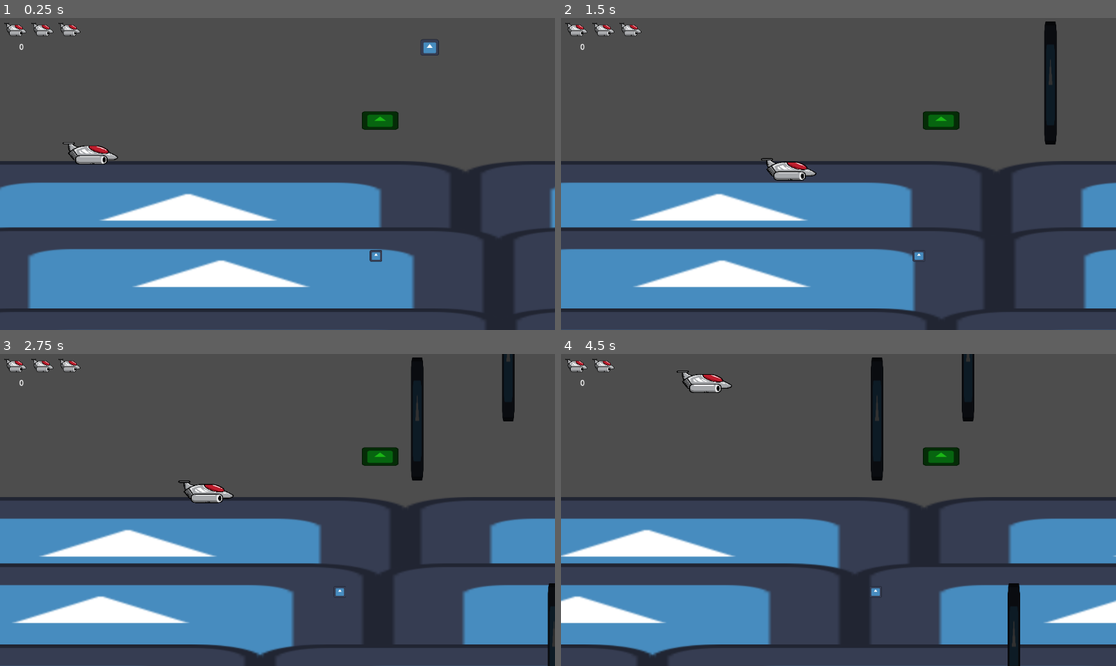
Above: before the commit, frames 1-4 (two rows, left to right).
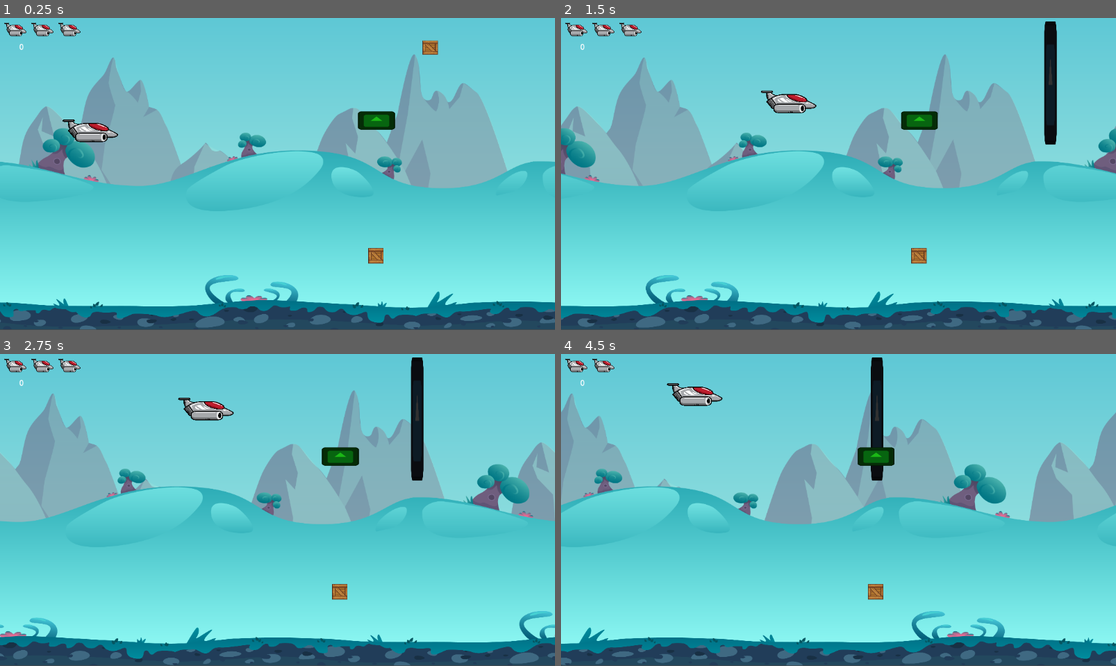
Above: after the commit, the same moments.

Repository: Ikkisoad/Godot-WIld-Jam-65
Game: Godot game, scene res://Scenes/main.tscn
Same seed, same stepped clock (60 frames per second), same inputs: the game is played once before the commit and once after it. The engine's default icon, where the game draws it, is replaced by a stand-in: a white triangle on a blue panel in a dark square.
Inputs:
- Up to frame 1 (0.25 s): no input
- Up to frame 2 (1.5 s): hold Space (release) 0.53-1.28 s; hold Right (right) from 0.53 s (still down); tap Up (up) at 0.77, 0.8, 1.07, 1.35 s
- Up to frame 3 (2.75 s): tap Up (up) at 1.52, 1.82, 2.3 s; tap Space (release) at 1.55 s; release Right (right) at 2.03 s; hold Left (left) from 2.03 s (still down); hold Space (release) from 2.03 s (still down)
- Up to frame 4 (4.5 s): release Left (left) at 2.78 s; release Space (release) at 2.78 s; hold Right (right) 2.78-4.28 s; tap Space (release) at 2.85, 4.35 s; tap Up (up) at 3.02, 3.32 s; hold Up (up) 3.53-4.28 s; hold Left (left) from 4.28 s (still down)

The runs differ from the first frame. In frame 1, 95% of the frame differs, in the area x 0-100%, y 0-100%; in frame 2, 95%; in frame 3, 95%; in frame 4, 95%.

Commit message:
Sprites and stuff

Diff:
--- a/Scenes/PackageArea2D.gd
+++ b/Scenes/PackageArea2D.gd
@@ -3,12 +3,10 @@
 const xSpeed = 0.5
 const PLAYER_GROUP = "player"
 
-# Called every frame. 'delta' is the elapsed time since the previous frame.
-func _process(delta):
+func _physics_process(delta):
 	position.x -= xSpeed
-
 
 func _on_body_entered(body):
 	if body.is_in_group(PLAYER_GROUP):
 		body.collectPackage()
-	queue_free()
+		queue_free()
--- a/Scenes/PackageReceptor.gd
+++ b/Scenes/PackageReceptor.gd
@@ -1,6 +1,10 @@
 extends Area2D
 
+const xSpeed = 0.5
 const PACKAGE_GP_NAME = "Package"
+
+func _physics_process(delta):
+	position.x -= xSpeed
 
 func _on_body_entered(body: Node2D) -> void:
 	if body.is_in_group(PACKAGE_GP_NAME):
--- a/Scenes/PlayerCharacterBody2D.gd
+++ b/Scenes/PlayerCharacterBody2D.gd
@@ -30,15 +30,15 @@
 
 func _physics_process(delta):
 	# Add the gravity.
-	if not is_on_floor():
-		velocity.y += gravity * delta * GRAVITY_MULTIPLIER
-		if velocity.y > MAX_Y_VELOCITY:
-			velocity.y = MAX_Y_VELOCITY
+	#if not is_on_floor():
+		#velocity.y += gravity * delta * GRAVITY_MULTIPLIER
+		#if velocity.y > MAX_Y_VELOCITY:
+			#velocity.y = MAX_Y_VELOCITY
 
-	if Input.is_action_pressed("up"):
-		velocity.y = JUMP_VELOCITY
-	if Input.is_action_pressed("down"):
-		velocity.y += DOWN_VELOCITY
+	#if Input.is_action_pressed("up"):
+		#velocity.y = JUMP_VELOCITY
+	#if Input.is_action_pressed("down"):
+		#velocity.y += DOWN_VELOCITY
 	# Get the input direction and handle the movement/deceleration.
 	# As good practice, you should replace UI actions with custom gameplay actions.
 	var direction = Input.get_axis("left", "right")
@@ -46,6 +46,11 @@
 		velocity.x = direction * SPEED
 	else:
 		velocity.x = move_toward(velocity.x, 0, SPEED)
+	direction = Input.get_axis("up", "down")
+	if direction:
+		velocity.y = direction * SPEED
+	else:
+		velocity.y = move_toward(velocity.y, 0, SPEED)
 
 	move_and_slide()
 
--- a/Scenes/obstacle_area.gd
+++ b/Scenes/obstacle_area.gd
@@ -5,7 +5,6 @@
 
 func _process(delta: float) -> void:
 	ScrollTheObject(delta)
-	print("something")
 
 func ScrollTheObject(deltaTime: float):
 	position.x -= scrollingSpeed * deltaTime
--- a/Scenes/package.tscn
+++ b/Scenes/package.tscn
@@ -1,7 +1,7 @@
 [gd_scene load_steps=5 format=3 uid="uid://divsfyh5qki2a"]
 
 [ext_resource type="Script" path="res://Scenes/PackageArea2D.gd" id="1_j4dyj"]
-[ext_resource type="Texture2D" uid="uid://dnqeu2nvirwex" path="res://icon.svg" id="1_nxs2b"]
+[ext_resource type="Texture2D" uid="uid://kfwn1x1744a5" path="res://Sprites/00.png" id="2_uqt3f"]
 
 [sub_resource type="RectangleShape2D" id="RectangleShape2D_usthb"]
 
@@ -9,7 +9,7 @@
 animations = [{
 "frames": [{
 "duration": 1.0,
-"texture": ExtResource("1_nxs2b")
+"texture": ExtResource("2_uqt3f")
 }],
 "loop": true,
 "name": &"default",
@@ -25,7 +25,7 @@
 shape = SubResource("RectangleShape2D_usthb")
 
 [node name="AnimatedSprite2D" type="AnimatedSprite2D" parent="Area2D"]
-scale = Vector2(0.203125, 0.1875)
+scale = Vector2(0.533333, 0.533333)
 sprite_frames = SubResource("SpriteFrames_0aguj")
 frame_progress = 0.0170047
 
--- a/Scenes/paralax_background_1.tscn
+++ b/Scenes/paralax_background_1.tscn
@@ -1,10 +1,24 @@
-[gd_scene load_steps=3 format=3 uid="uid://biu65rj6tid0f"]
+[gd_scene load_steps=6 format=3 uid="uid://biu65rj6tid0f"]
 
-[ext_resource type="Texture2D" uid="uid://dnqeu2nvirwex" path="res://icon.svg" id="1_kcqy4"]
 [ext_resource type="Script" path="res://Scenes/paralax_background_1.gd" id="1_ltu4h"]
+[ext_resource type="Texture2D" uid="uid://c44auageer10n" path="res://Sprites/backgrounds/layer06_Rocks.png" id="2_65312"]
+[ext_resource type="Texture2D" uid="uid://cyp2clm2664e4" path="res://Sprites/backgrounds/layer04_Hills_2.png" id="3_3mfgl"]
+[ext_resource type="Texture2D" uid="uid://c2prrk26085r3" path="res://Sprites/backgrounds/layer01_Ground.png" id="4_ge81m"]
+[ext_resource type="Texture2D" uid="uid://dq513f8e10dxx" path="res://Sprites/backgrounds/layer07_Sky.png" id="5_3qd5q"]
 
 [node name="ParalaxBackground1" type="CanvasLayer"]
 script = ExtResource("1_ltu4h")
+
+[node name="sky" type="ParallaxBackground" parent="."]
+
+[node name="ParallaxLayer" type="ParallaxLayer" parent="sky"]
+motion_scale = Vector2(0.2, 0.2)
+motion_mirroring = Vector2(1152, 0)
+
+[node name="Sprite2D" type="Sprite2D" parent="sky/ParallaxLayer"]
+position = Vector2(575.4, 320.72)
+scale = Vector2(0.601667, 0.605037)
+texture = ExtResource("5_3qd5q")
 
 [node name="backbackground" type="ParallaxBackground" parent="."]
 
@@ -14,9 +28,9 @@
 motion_mirroring = Vector2(1152, 0)
 
 [node name="Sprite2D" type="Sprite2D" parent="backbackground/ParallaxLayer"]
-position = Vector2(403, 417)
-scale = Vector2(9.0625, 1.875)
-texture = ExtResource("1_kcqy4")
+position = Vector2(583, 340)
+scale = Vector2(0.611979, 0.65463)
+texture = ExtResource("2_65312")
 
 [node name="background" type="ParallaxBackground" parent="."]
 
@@ -26,9 +40,9 @@
 motion_mirroring = Vector2(1152, 0)
 
 [node name="Sprite2D" type="Sprite2D" parent="background/ParallaxLayer"]
-position = Vector2(484, 555)
-scale = Vector2(9.0625, 1.875)
-texture = ExtResource("1_kcqy4")
+position = Vector2(558, 354)
+scale = Vector2(0.603125, 0.542593)
+texture = ExtResource("3_3mfgl")
 
 [node name="ground" type="ParallaxBackground" parent="."]
 
@@ -37,6 +51,6 @@
 motion_mirroring = Vector2(1152, 0)
 
 [node name="Sprite2D" type="Sprite2D" parent="ground/ParallaxLayer"]
-position = Vector2(514, 723)
-scale = Vector2(9.0625, 1.875)
-texture = ExtResource("1_kcqy4")
+position = Vector2(574, 487)
+scale = Vector2(0.600208, 0.297111)
+texture = ExtResource("4_ge81m")
--- a/Scenes/player.tscn
+++ b/Scenes/player.tscn
@@ -16,7 +16,7 @@
 }]
 
 [sub_resource type="RectangleShape2D" id="RectangleShape2D_pupwq"]
-size = Vector2(90, 26)
+size = Vector2(44, 26)
 
 [node name="Player" type="Node2D"]
 script = ExtResource("1_0qyt6")
@@ -30,7 +30,6 @@
 sprite_frames = SubResource("SpriteFrames_bgufg")
 
 [node name="CollisionShape2D" type="CollisionShape2D" parent="CharacterBody2D"]
-position = Vector2(2, -3)
 shape = SubResource("RectangleShape2D_pupwq")
 
 [node name="releaseTimer" type="Timer" parent="CharacterBody2D"]
--- a/Scenes/rePackageRigidBody2D.gd
+++ b/Scenes/rePackageRigidBody2D.gd
@@ -3,7 +3,7 @@
 
 # Called when the node enters the scene tree for the first time.
 func _ready():
-	linear_velocity.x = -200
+	linear_velocity.x = -195
 
 
 # Called every frame. 'delta' is the elapsed time since the previous frame.
--- a/Scenes/released_pakcage.tscn
+++ b/Scenes/released_pakcage.tscn
@@ -1,7 +1,7 @@
 [gd_scene load_steps=5 format=3 uid="uid://rcxwkai6mlla"]
 
-[ext_resource type="Texture2D" uid="uid://dnqeu2nvirwex" path="res://icon.svg" id="1_irrr2"]
 [ext_resource type="Script" path="res://Scenes/rePackageRigidBody2D.gd" id="1_os7ps"]
+[ext_resource type="Texture2D" uid="uid://kfwn1x1744a5" path="res://Sprites/00.png" id="2_wivev"]
 
 [sub_resource type="RectangleShape2D" id="RectangleShape2D_isxi5"]
 
@@ -9,7 +9,7 @@
 animations = [{
 "frames": [{
 "duration": 1.0,
-"texture": ExtResource("1_irrr2")
+"texture": ExtResource("2_wivev")
 }],
 "loop": true,
 "name": &"default",
@@ -25,5 +25,5 @@
 shape = SubResource("RectangleShape2D_isxi5")
 
 [node name="AnimatedSprite2D" type="AnimatedSprite2D" parent="RigidBody2D"]
-scale = Vector2(0.296875, 0.265625)
+scale = Vector2(0.533, 0.489)
 sprite_frames = SubResource("SpriteFrames_ojt4f")
--- a/Scenes/spawner.gd
+++ b/Scenes/spawner.gd
@@ -1,6 +1,6 @@
 extends Node2D
 
-var spawnRate = 1
+@export var spawnRate = 1
 
 @onready var _1 = $"1"
 @onready var _2 = $"2"
--- a/Scenes/spawner.tscn
+++ b/Scenes/spawner.tscn
@@ -6,6 +6,7 @@
 
 [node name="Spawner" type="Node2D"]
 script = ExtResource("1_e4dch")
+spawnRate = 10
 
 [node name="1" type="Area2D" parent="."]
 
Binary file added: Sprites/00.png
Not shown, added: Sprites/00.png.import
Binary file added: Sprites/backgrounds/layer01_Ground.png
Not shown, added: Sprites/backgrounds/layer01_Ground.png.import
Binary file added: Sprites/backgrounds/layer04_Hills_2.png
Not shown, added: Sprites/backgrounds/layer04_Hills_2.png.import
Binary file added: Sprites/backgrounds/layer05_Clouds.png
Not shown, added: Sprites/backgrounds/layer05_Clouds.png.import
Binary file added: Sprites/backgrounds/layer06_Rocks.png
Not shown, added: Sprites/backgrounds/layer06_Rocks.png.import
Binary file added: Sprites/backgrounds/layer07_Sky.png
Not shown, added: Sprites/backgrounds/layer07_Sky.png.import
